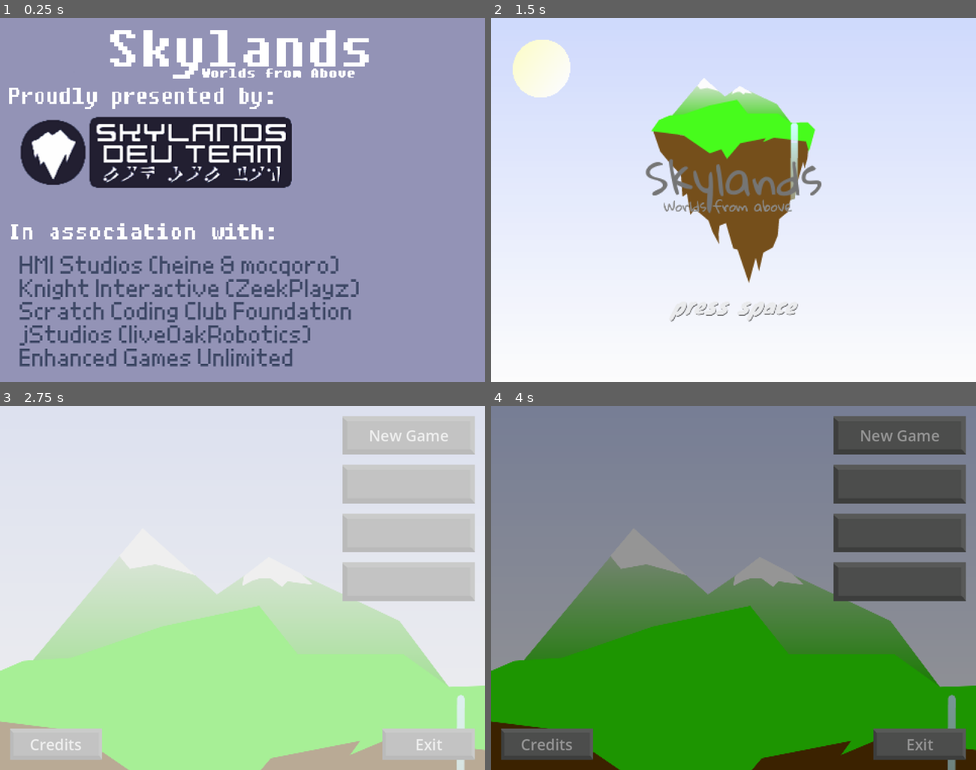
Above: before the commit, frames 1-4 (two rows, left to right).
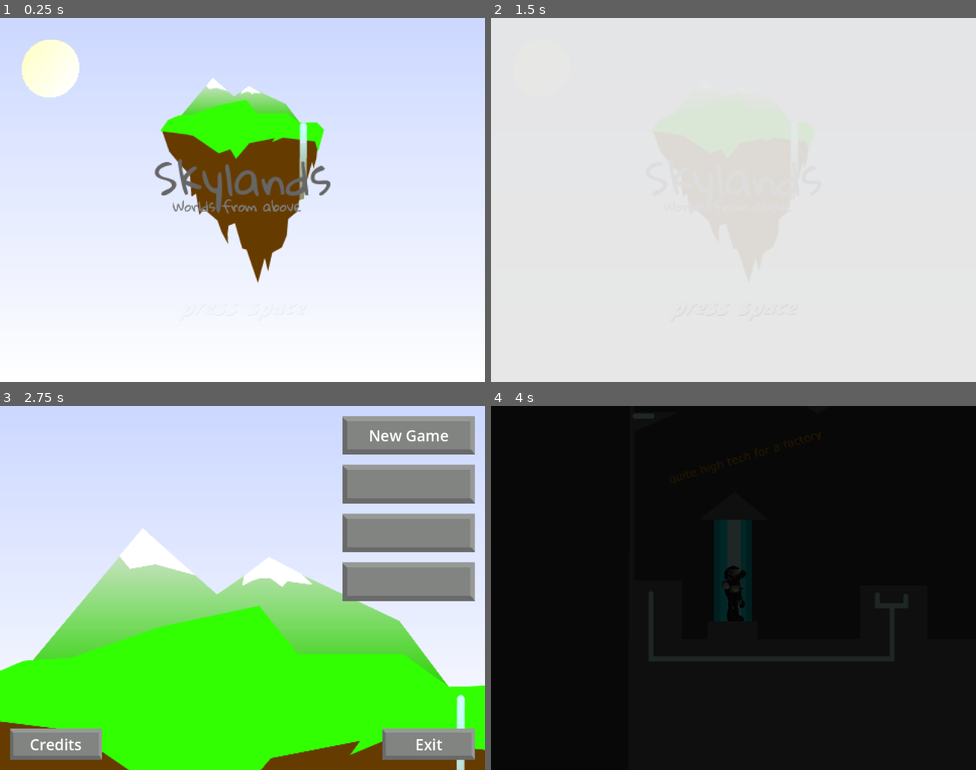
Above: after the commit, the same moments.

Repository: HMI-Studios/Skylands-WFA
Game: Godot game, scene res://ui/Intro.tscn
The game is run twice, just before and just after one commit, with the same random seed, the same clock (stepped at 60 frames per second) and the same inputs. Before the commit the project starts from res://scenes/Intro.tscn. Sound files missing from this copy of the repository are replaced by a short silence.
Inputs (mouse positions are in pixels of both pictures, inside the frame that each line leads up to):
- Up to frame 1 (0.25 s): no input
- Up to frame 2 (1.5 s): tap Enter at 0.5 s; move the mouse to (840, 181) at 0.52 s; hold Space (space) 0.53-1.28 s; hold D (move_right) from 0.53 s (still down); tap W (jump) at 0.77 s; move the mouse to (636, 218) at 1.27 s; tap Space (space) at 1.35 s
- Up to frame 3 (2.75 s): tap W (jump) at 1.52 s; release D (move_right) at 2 s; click (407, 435) at 2 s, where only the run after the commit has a clickable "New Game"
- Up to frame 4 (4 s): click "New Game" at 2.75 s; click "New Game" at 3.5 s

The runs differ from the first frame. In frame 1, 99% of the frame differs, in the area x 0-100%, y 0-100%; in frame 2, 11%; in frame 3, 56%; in frame 4, 100%.

Commit message:
player arm points towards cursor

Diff:
--- a/project.godot
+++ b/project.godot
@@ -11,7 +11,7 @@
 [application]
 
 config/name="Skylands"
-run/main_scene="res://scenes/Intro.tscn"
+run/main_scene="res://ui/Intro.tscn"
 config/features=PackedStringArray("4.1", "GL Compatibility")
 boot_splash/show_image=false
 config/icon="res://assets/icon.png"
@@ -20,8 +20,8 @@
 
 Global="*res://scripts/Global.gd"
 Background="*res://scenes/Background.tscn"
-Transition="*res://scenes/Transition.tscn"
-MenuMusic="*res://scenes/MenuMusic.tscn"
+Transition="*res://ui/Transition.tscn"
+MenuMusic="*res://ui/MenuMusic.tscn"
 
 [display]
 
@@ -58,6 +58,11 @@
 "events": [Object(InputEventKey,"resource_local_to_scene":false,"resource_name":"","device":-1,"window_id":0,"alt_pressed":false,"shift_pressed":false,"ctrl_pressed":false,"meta_pressed":false,"pressed":false,"keycode":0,"physical_keycode":32,"key_label":0,"unicode":32,"echo":false,"script":null)
 ]
 }
+shoot={
+"deadzone": 0.5,
+"events": [Object(InputEventKey,"resource_local_to_scene":false,"resource_name":"","device":-1,"window_id":0,"alt_pressed":false,"shift_pressed":false,"ctrl_pressed":false,"meta_pressed":false,"pressed":false,"keycode":0,"physical_keycode":32,"key_label":0,"unicode":32,"echo":false,"script":null)
+]
+}
 
 [rendering]
 
--- a/scenes/CharacterRig.tscn
+++ b/scenes/CharacterRig.tscn
@@ -609,7 +609,7 @@
 
 [node name="RemoteNearHand" type="RemoteTransform2D" parent="Hips/Torso/RemoteNearArm"]
 position = Vector2(-8.90686, 47.683)
-rotation = -0.115703
+rotation = -0.118682
 remote_path = NodePath("../../../../Near Hand")
 
 [node name="Near Leg" type="Sprite2D" parent="Hips"]
@@ -632,7 +632,7 @@
 
 [node name="Near Hand" type="Sprite2D" parent="."]
 position = Vector2(-38, -11)
-rotation = -0.155555
+rotation = -0.158535
 texture = ExtResource("10_5hned")
 offset = Vector2(2.61874, 28.9489)
 
--- a/scenes/MainMenu.tscn
+++ /dev/null
@@ -1,43 +0,0 @@
-[gd_scene load_steps=5 format=3 uid="uid://1xvog6dxadl4"]
-
-[ext_resource type="Script" path="res://scripts/MainMenu.gd" id="1_16vl6"]
-[ext_resource type="Texture2D" uid="uid://c8btt07s8leis" path="res://assets/menu/sun.png" id="3_rtl6v"]
-[ext_resource type="Texture2D" uid="uid://dvsc4p2oeuo1" path="res://assets/menu/island_text.png" id="4_cdbgr"]
-[ext_resource type="Texture2D" uid="uid://dhxyx4am1qe8s" path="res://assets/menu/play.png" id="5_sdj6p"]
-
-[node name="Main Menu" type="Control"]
-layout_mode = 3
-anchors_preset = 15
-anchor_right = 1.0
-anchor_bottom = 1.0
-grow_horizontal = 2
-grow_vertical = 2
-script = ExtResource("1_16vl6")
-
-[node name="Sun" type="Sprite2D" parent="."]
-position = Vector2(100, 100)
-texture = ExtResource("3_rtl6v")
-
-[node name="CenterContainer" type="CenterContainer" parent="."]
-layout_mode = 1
-anchors_preset = 15
-anchor_right = 1.0
-anchor_bottom = 1.0
-grow_horizontal = 2
-grow_vertical = 2
-
-[node name="VBoxContainer" type="VBoxContainer" parent="CenterContainer"]
-layout_mode = 2
-theme_override_constants/separation = 36
-
-[node name="Island" type="TextureRect" parent="CenterContainer/VBoxContainer"]
-layout_mode = 2
-texture = ExtResource("4_cdbgr")
-
-[node name="PlayText" type="TextureRect" parent="CenterContainer/VBoxContainer"]
-unique_name_in_owner = true
-custom_minimum_size = Vector2(256, 40)
-layout_mode = 2
-size_flags_horizontal = 4
-texture = ExtResource("5_sdj6p")
-expand_mode = 1
--- a/scripts/Global.gd
+++ b/scripts/Global.gd
@@ -1,6 +1,6 @@
 extends Node
 
-var play_music = true
+var play_music = false
 
 var gravity_vector : Vector2 = ProjectSettings.get_setting("physics/2d/default_gravity_vector")
 var gravity_magnitude : int = ProjectSettings.get_setting("physics/2d/default_gravity")
--- a/scripts/Intro.gd
+++ b/scripts/Intro.gd
@@ -1,7 +1,7 @@
 extends Control
 
 
-var main_menu = preload("res://scenes/MainMenu.tscn")
+var main_menu = preload("res://ui/MainMenu.tscn")
 
 
 func _ready():
--- a/scripts/MainMenu.gd
+++ b/scripts/MainMenu.gd
@@ -26,7 +26,7 @@
 func _input(event):
     if event.is_action_pressed("space") and not is_fading:
         is_fading = true
-        var play_menu = preload("res://scenes/PlayMenu.tscn")
+        var play_menu = preload("res://ui/PlayMenu.tscn")
         Transition.set_color(Color(0.9, 0.9, 0.9))
         Transition.fade(1, play_menu)
         await Transition.fade_complete
--- a/scripts/Player.gd
+++ b/scripts/Player.gd
@@ -6,6 +6,13 @@
 
 var screen_size # Size of the game window.
 var animation_player : AnimationPlayer
+
+@onready var rig = get_node("CharacterRig")
+@onready var near_arm = rig.get_node("Hips/Torso/RemoteNearArm")
+@onready var near_hand = rig.get_node("Hips/Torso/RemoteNearArm/RemoteNearHand")
+@onready var far_arm = rig.get_node("Hips/Torso/RemoteFarArm")
+@onready var far_hand = rig.get_node("Hips/Torso/RemoteFarArm/RemoteFarHand")
+var aim_angle
 
 # Called when the node enters the scene tree for the first time.
 func _ready():
@@ -23,6 +30,26 @@
 
     if !Global.can_wall_jump and is_on_floor():
         Global.can_wall_jump = true
+
+    var mouse_pos = get_global_mouse_position()
+    var look_vec = mouse_pos - position
+    var facing_angle = look_vec.angle()
+    aim_angle = facing_angle
+    var facing_right = rad_to_deg(abs(facing_angle)) <= 90
+    if facing_right:
+        if look_vec.length() > 22:
+            aim_angle = (mouse_pos - near_hand.global_position).angle()
+        rig.scale.x = 1
+        far_arm.rotation = 0
+        near_arm.rotation = aim_angle - PI/2
+        near_hand.rotation = 0.1
+    else:
+        if look_vec.length() > 22:
+            aim_angle = (mouse_pos - far_hand.global_position).angle()
+        rig.scale.x = -1
+        near_arm.rotation = 0
+        far_arm.rotation = -aim_angle + PI/2
+        far_hand.rotation = 0.1
 
 func horizontal_movement():
     var horizontal_input = Input.get_action_strength("move_right") - Input.get_action_strength("move_left")
--- a/scenes/Intro.tscn
+++ b/ui/Intro.tscn
@@ -1,9 +1,9 @@
 [gd_scene load_steps=5 format=3 uid="uid://bgvv8hfyoj12e"]
 
-[ext_resource type="Texture2D" uid="uid://pmjenegwktut" path="res://assets/intro.png" id="1_5adhq"]
-[ext_resource type="Script" path="res://scripts/Intro.gd" id="1_5kmsm"]
-[ext_resource type="AudioStream" uid="uid://c5na3887so0x8" path="res://assets/music/Skylands Theme Start.ogg" id="2_ekyc2"]
-[ext_resource type="Script" path="res://scripts/ContainBackground.gd" id="2_iucl2"]
+[ext_resource type="Script" path="res://scripts/Intro.gd" id="1_xs0yq"]
+[ext_resource type="Texture2D" uid="uid://pmjenegwktut" path="res://assets/intro.png" id="2_6h0tf"]
+[ext_resource type="Script" path="res://scripts/ContainBackground.gd" id="3_0pkqp"]
+[ext_resource type="AudioStream" uid="uid://c5na3887so0x8" path="res://assets/music/Skylands Theme Start.ogg" id="4_x5so1"]
 
 [node name="Intro" type="Control"]
 layout_mode = 3
--- /dev/null
+++ b/ui/MainMenu.tscn
@@ -0,0 +1,43 @@
+[gd_scene load_steps=5 format=3 uid="uid://1xvog6dxadl4"]
+
+[ext_resource type="Script" path="res://scripts/MainMenu.gd" id="1_6tb8j"]
+[ext_resource type="Texture2D" uid="uid://c8btt07s8leis" path="res://assets/menu/sun.png" id="2_dc6fa"]
+[ext_resource type="Texture2D" uid="uid://dvsc4p2oeuo1" path="res://assets/menu/island_text.png" id="3_1ugyq"]
+[ext_resource type="Texture2D" uid="uid://dhxyx4am1qe8s" path="res://assets/menu/play.png" id="4_rh5wl"]
+
+[node name="Main Menu" type="Control"]
+layout_mode = 3
+anchors_preset = 15
+anchor_right = 1.0
+anchor_bottom = 1.0
+grow_horizontal = 2
+grow_vertical = 2
+script = ExtResource("1_6tb8j")
+
+[node name="Sun" type="Sprite2D" parent="."]
+position = Vector2(100, 100)
+texture = ExtResource("2_dc6fa")
+
+[node name="CenterContainer" type="CenterContainer" parent="."]
+layout_mode = 1
+anchors_preset = 15
+anchor_right = 1.0
+anchor_bottom = 1.0
+grow_horizontal = 2
+grow_vertical = 2
+
+[node name="VBoxContainer" type="VBoxContainer" parent="CenterContainer"]
+layout_mode = 2
+theme_override_constants/separation = 36
+
+[node name="Island" type="TextureRect" parent="CenterContainer/VBoxContainer"]
+layout_mode = 2
+texture = ExtResource("3_1ugyq")
+
+[node name="PlayText" type="TextureRect" parent="CenterContainer/VBoxContainer"]
+unique_name_in_owner = true
+custom_minimum_size = Vector2(256, 40)
+layout_mode = 2
+size_flags_horizontal = 4
+texture = ExtResource("4_rh5wl")
+expand_mode = 1
--- a/scenes/MenuMusic.tscn
+++ b/ui/MenuMusic.tscn
@@ -1,7 +1,22 @@
 [gd_scene load_steps=6 format=3 uid="uid://d24nkttav2lq1"]
 
-[ext_resource type="AudioStream" uid="uid://cxh7orqjx3g3r" path="res://assets/music/Skylands Theme Loop.ogg" id="1_xotve"]
-[ext_resource type="Script" path="res://scripts/MenuMusic.gd" id="2_0b7fs"]
+[ext_resource type="AudioStream" uid="uid://cxh7orqjx3g3r" path="res://assets/music/Skylands Theme Loop.ogg" id="1_l8jjg"]
+[ext_resource type="Script" path="res://scripts/MenuMusic.gd" id="2_6j7cy"]
+
+[sub_resource type="Animation" id="Animation_175aj"]
+length = 0.001
+tracks/0/type = "value"
+tracks/0/imported = false
+tracks/0/enabled = true
+tracks/0/path = NodePath(".:volume_db")
+tracks/0/interp = 1
+tracks/0/loop_wrap = true
+tracks/0/keys = {
+"times": PackedFloat32Array(0),
+"transitions": PackedFloat32Array(1),
+"update": 0,
+"values": [0.0]
+}
 
 [sub_resource type="Animation" id="Animation_sio7j"]
 resource_name = "fadeout"
@@ -18,21 +33,6 @@
 "values": [0.0, -80.0]
 }
 
-[sub_resource type="Animation" id="Animation_175aj"]
-length = 0.001
-tracks/0/type = "value"
-tracks/0/imported = false
-tracks/0/enabled = true
-tracks/0/path = NodePath(".:volume_db")
-tracks/0/interp = 1
-tracks/0/loop_wrap = true
-tracks/0/keys = {
-"times": PackedFloat32Array(0),
-"transitions": PackedFloat32Array(1),
-"update": 0,
-"values": [0.0]
-}
-
 [sub_resource type="AnimationLibrary" id="AnimationLibrary_6bovn"]
 _data = {
 "RESET": SubResource("Animation_175aj"),
Not shown: 2 places in ui/Intro.tscn that only renumber resources
Not shown: 1 places in ui/MenuMusic.tscn that only renumber resources
Not shown: 7 places in ui/PlayMenu.tscn that only renumber resources
Not shown: 2 places in ui/Transition.tscn that only renumber resources
Not shown, added: ui/Mai7292.tmp
